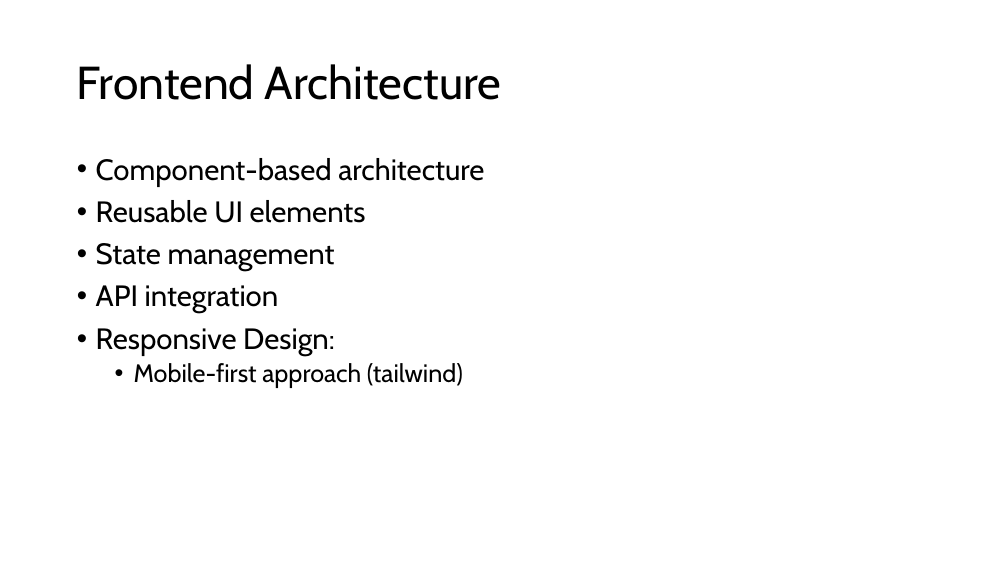
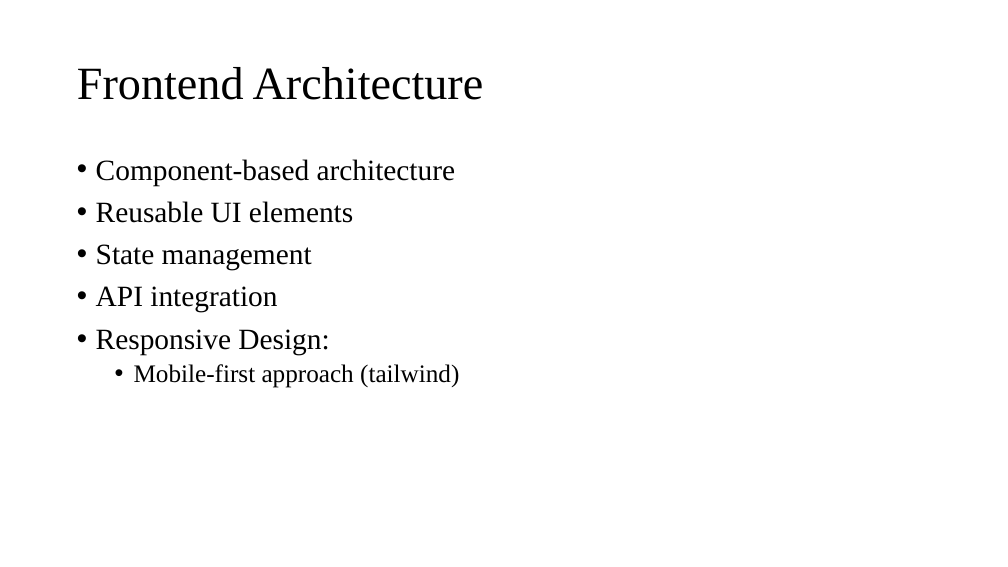
Before and after one commit to EsFrost/m2i_projet, a slide deck: slide 9 of presentation_en.pptx (slide 7 before the commit). Drawn at 1008x567 pixels with LibreOffice and Linux fonts; fonts in the diff are those of the drawing. Boxes give left, top, right and bottom in pixels: in the first picture for what was removed or moved away, otherwise in the second. Text is boxed around its words. In the diff, an @@ line names an element or a change of style, - is before the commit and + after.

```diff
--- a/presentation_en.pptx
+++ b/presentation_en.pptx
@@ title "Frontend Architecture" at (x1=77, y1=67, x2=484, y2=100): font Cabin to Times New Roman @@
@@ text "Component-based architecture" at (x1=96, y1=159, x2=459, y2=388): font Cabin to Times New Roman @@
```
Also in this commit, not shown: 15 other slides changed, 5 slides added, 6 other files.
